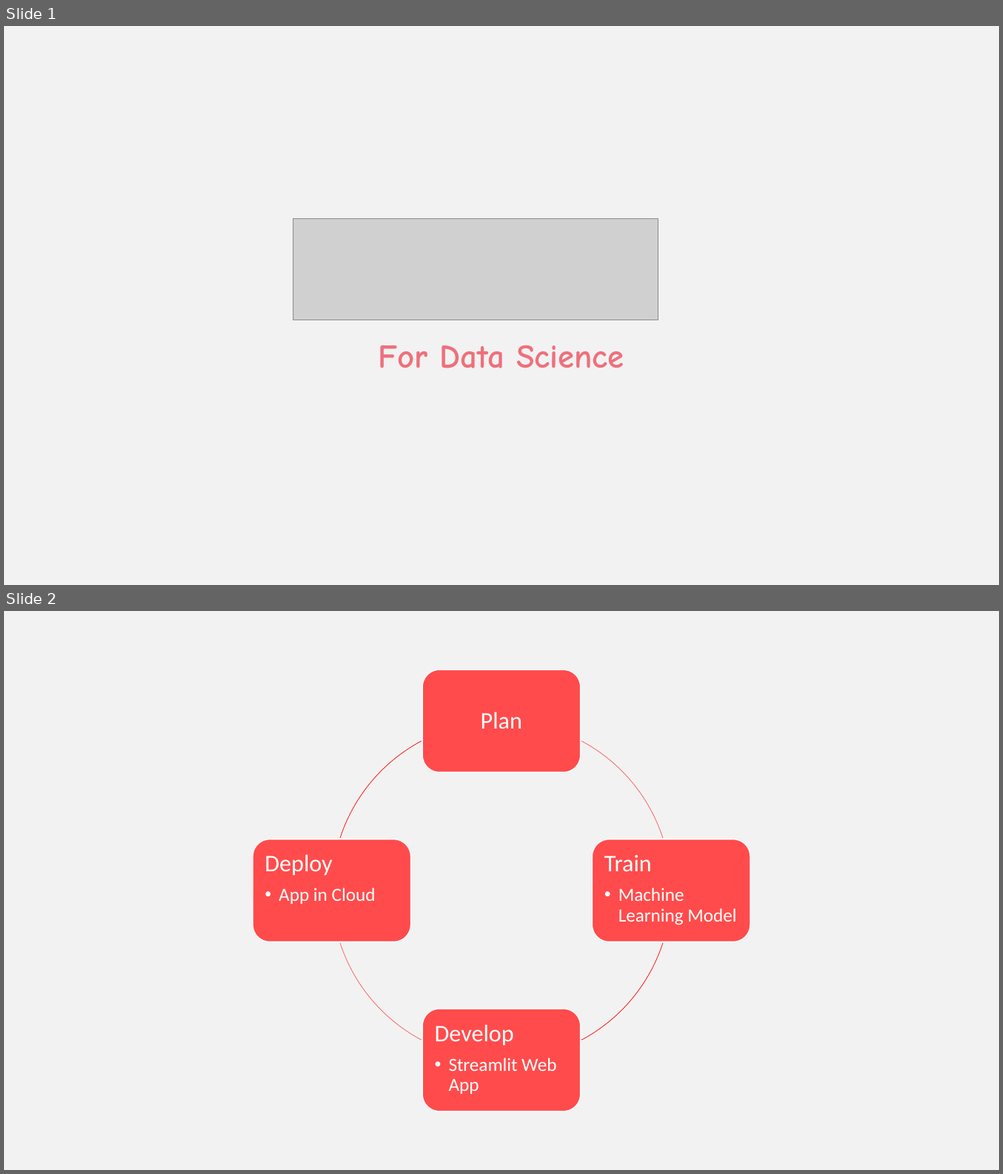
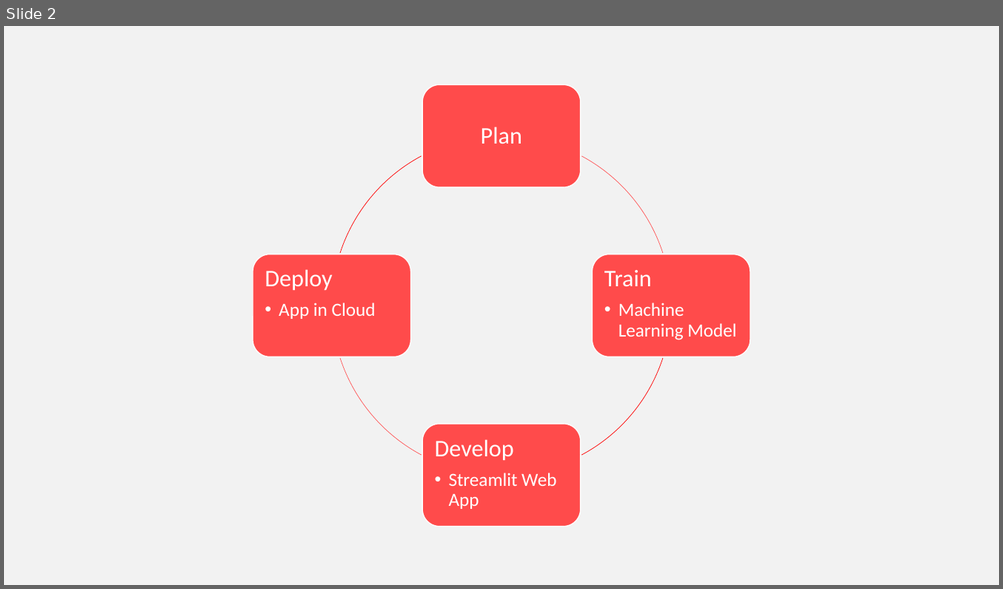
Before and after one commit to datascienceanywhere/yolo_custom_object_detection, a slide deck: PPT/Promotion.pptx. Shown one above the other, each under a label of ours: slides 1 and 2 before the commit, slide 2 after it. The pictures are 1003x1174 and 1003x589 pixels, drawn with LibreOffice and Linux fonts; fonts in the diff are those of the drawing; grey boxes stand for pictures. Boxes give left, top, right and bottom in pixels: in the first picture for what was removed or moved away, otherwise in the second. Text is boxed around its words. In the diff, an @@ line names an element or a change of style, - is before the commit and + after.

```diff
--- a/PPT/Promotion.pptx
+++ b/PPT/Promotion.pptx
@@ slide 1 removed at (x1=4, y1=26, x2=999, y2=585), background #F2F2F2 @@
@@ picture removed at (x1=293, y1=218, x2=658, y2=320) @@
@@ subtitle removed at (x1=378, y1=346, x2=624, y2=369) @@
-For Data Science
```
Also in this commit, not shown: 1 slide added.
